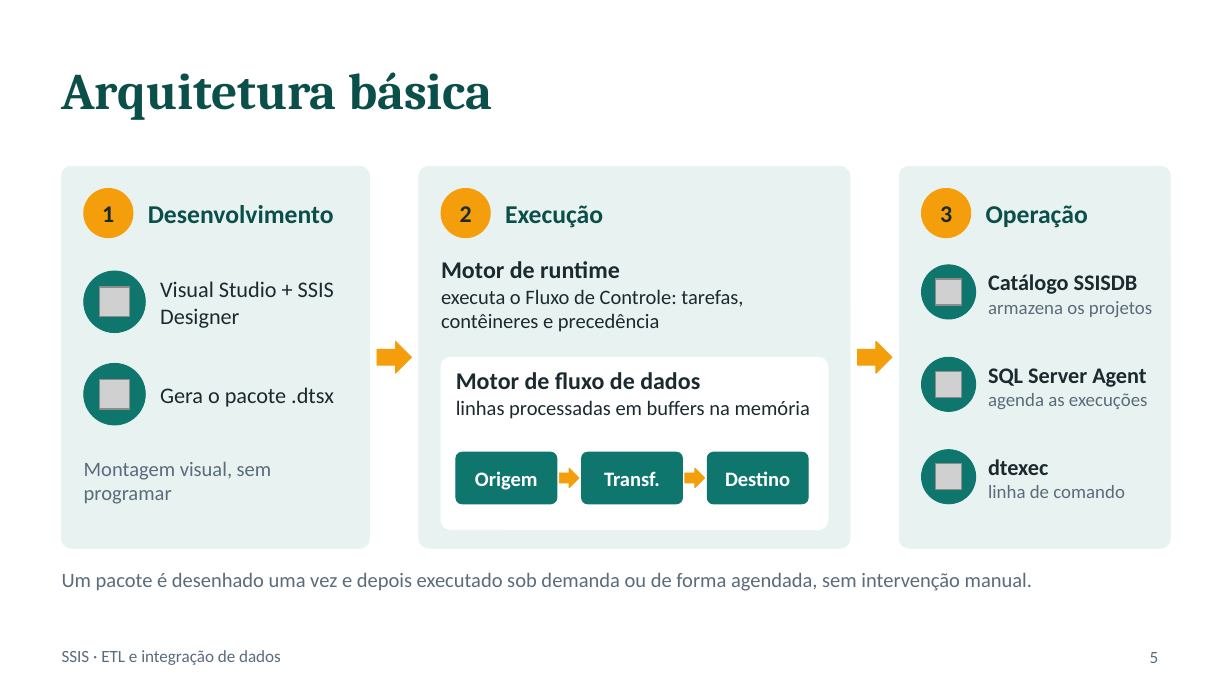
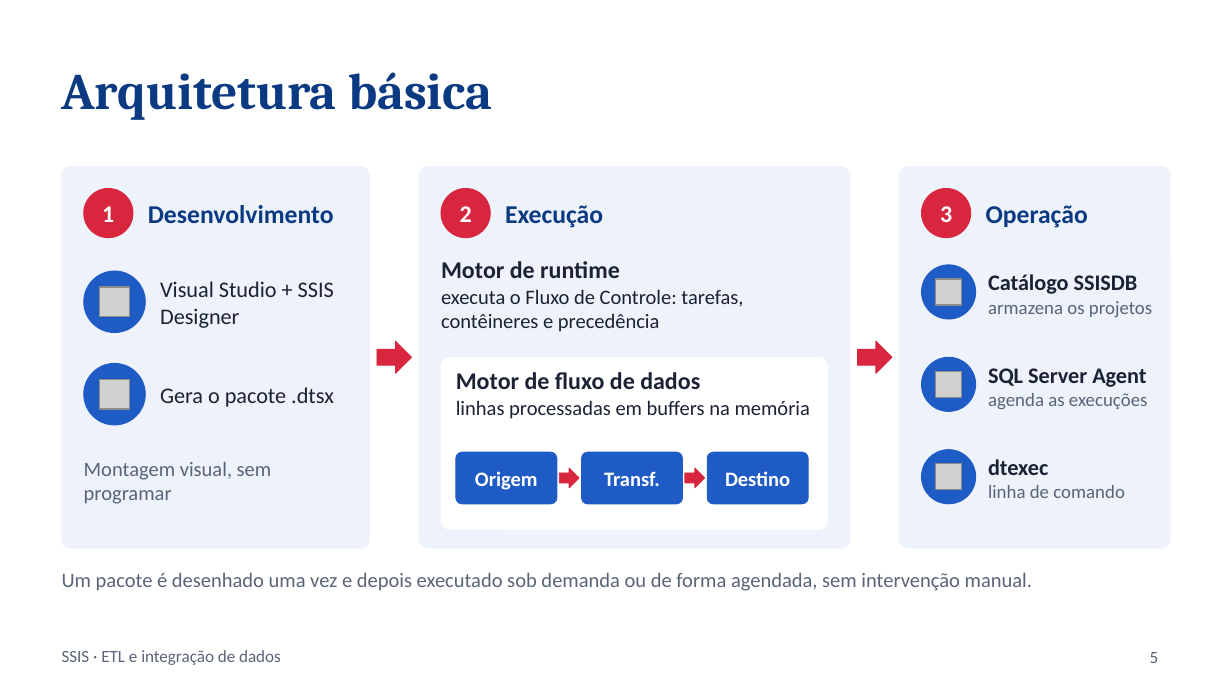
Before and after one commit to Yahnfs/Projeto-de-Analise-e-Fluxo-de-Dados-OLAP-e-ETL, a slide deck: slide 5 of Seminario_SSIS.pptx. Drawn at 1232x693 pixels with LibreOffice and Linux fonts; fonts in the diff are those of the drawing; grey boxes stand for pictures. Boxes give left, top, right and bottom in pixels: in the first picture for what was removed or moved away, otherwise in the second. Text is boxed around its words. In the diff, an @@ line names an element or a change of style, - is before the commit and + after.

```diff
--- a/Seminario_SSIS.pptx
+++ b/Seminario_SSIS.pptx
@@ fill #E8F3F1 to #EDF2FB; outline #E8F3F1 0.5 pt to #EDF2FB 0.5 pt in 3 elements at [62, 166, 370, 548], [419, 166, 850, 548], [899, 166, 1170, 548] @@
@@ text colour #1B2A2F to #FFFFFF; fill #F59E0B to #D7263D; outline #F59E0B 0.5 pt to #D7263D 0.5 pt in 3 elements at [84, 188, 133, 238], [441, 188, 490, 238], [922, 188, 971, 238] @@
@@ text colour #0B4F4A to #0B3A82 in 4 elements at [62, 72, 493, 120], [148, 205, 334, 223], [505, 205, 603, 228], [986, 205, 1088, 228] @@
@@ fill #F59E0B to #D7263D; outline #F59E0B 0.5 pt to #D7263D 0.5 pt in 4 elements at [377, 341, 411, 373], [559, 468, 579, 488], [685, 468, 705, 488], [857, 341, 892, 373] @@
@@ fill #0F766E to #1F5BC4; outline #0F766E 0.5 pt to #1F5BC4 0.5 pt in 8 elements at [456, 452, 557, 504], [582, 452, 683, 504], [707, 452, 808, 504], [84, 271, 145, 333], [84, 363, 145, 425], [922, 265, 976, 319], [922, 357, 976, 411], [922, 450, 976, 504] @@
```
Also in this commit, not shown: 11 other slides changed, 1 slide added.
